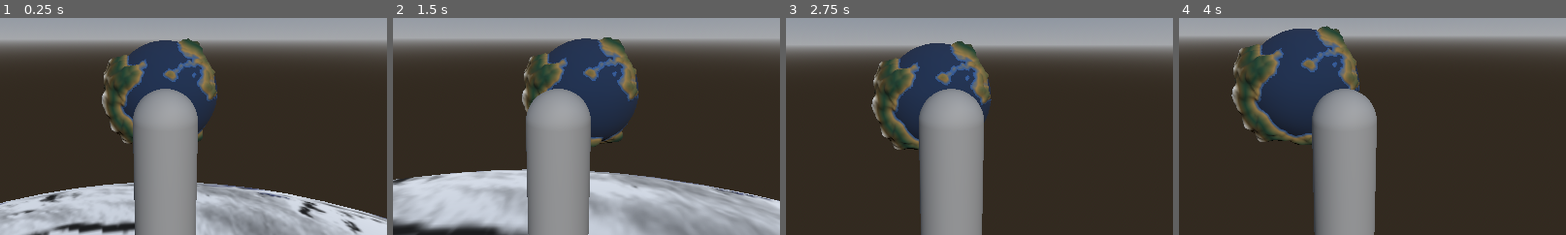
Above: before the commit, frames 1-4 (left to right).
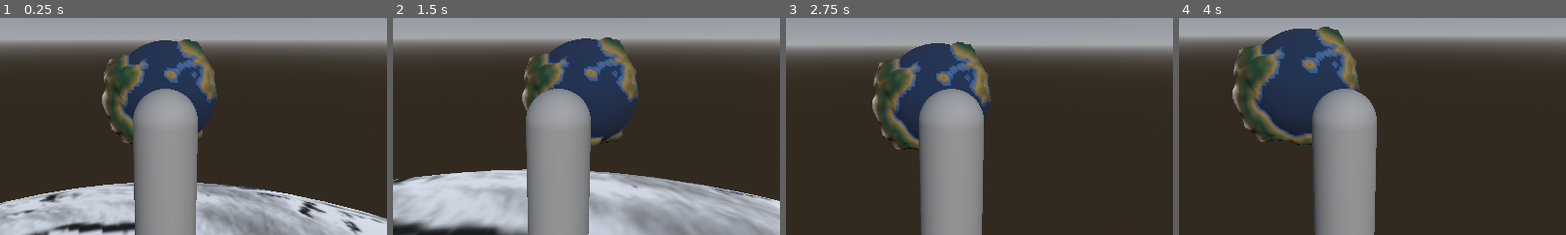
Above: after the commit, the same moments.

Repository: cfig0219/Master-s-Capstone---Voxel-Planets
Game: Godot game, scene res://SphereMesh.tscn
The game is run twice, just before and just after one commit, with the same random seed, the same clock (stepped at 60 frames per second) and the same inputs.
Inputs (mouse positions are % of the whole screen's width and height, from its top left):
- Up to frame 1 (0.25 s): no input
- Up to frame 2 (1.5 s): move the mouse to (55, 50) at 0.52 s; hold W (move_forward) from 0.53 s (still down); move the mouse to (45, 50) at 1.27 s
- Up to frame 3 (2.75 s): keep holding W (move_forward); move the mouse to (52, 48) at 2.02 s
- Up to frame 4 (4 s): keep holding W (move_forward); tap Enter at 2.75 s; move the mouse to (49, 52) at 2.77 s; move the mouse to (57, 51) at 3.52 s
The pictures show only the part of the screen within x 29-79%, y 34-84%; the shares and areas given below are measured in that part.

The runs differ from the first frame. In frame 1, 0.3% of the frame differs, in the area x 26-57%, y 9-59%; in frame 2, 0.3%; in frame 3, 0.4%; in frame 4, 0.4%, in the area x 13-47%, y 3-59%.

Commit message:
Add files via upload

Diff:
--- a/GodotMeshPlanet/SphereMesh.tscn
+++ b/GodotMeshPlanet/SphereMesh.tscn
@@ -37,7 +37,7 @@
 [sub_resource type="Resource" id="Resource_udotf"]
 script = ExtResource("6_beqyg")
 radius = 256
-resolution = 64
+resolution = 32
 noise_map = SubResource("FastNoiseLite_mohmp")
 amplitude = 0.2
 min_height = 0.14
